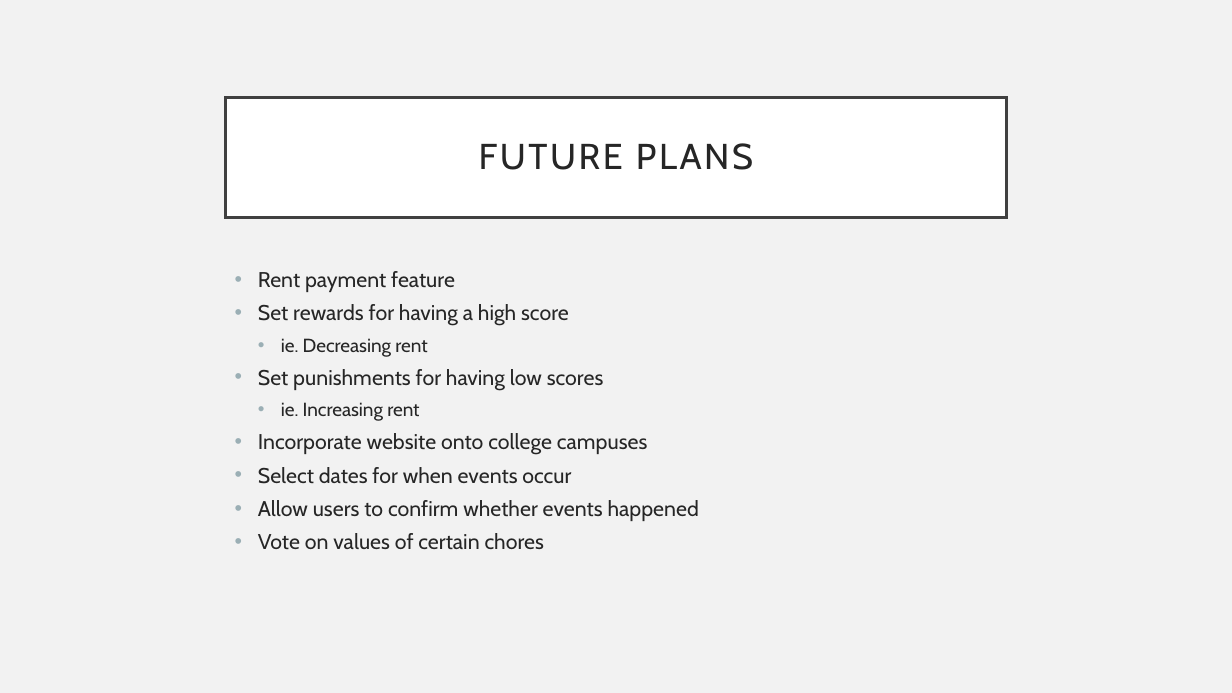
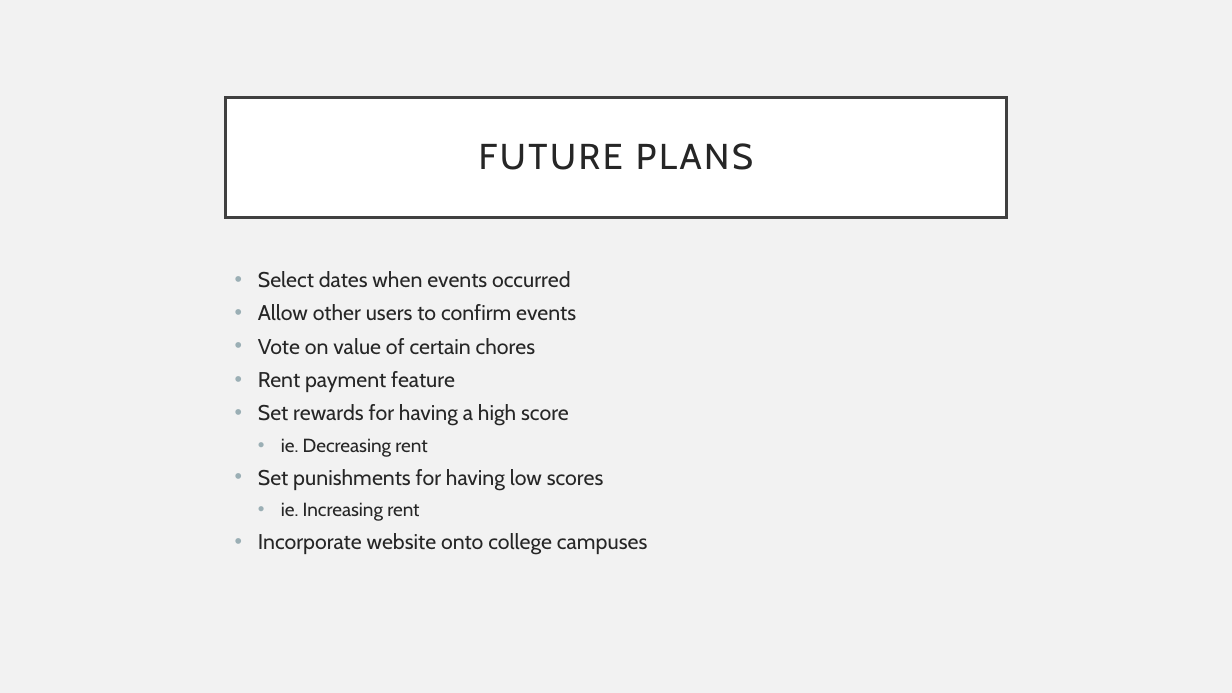
Before and after one commit to Risch1997/IIT-Project, a slide deck: slide 14 of OUR-PRESENTATION.pptx (slide 13 before the commit). Drawn at 1232x693 pixels with LibreOffice and Linux fonts; fonts in the diff are those of the drawing. Boxes give left, top, right and bottom in pixels: in the first picture for what was removed or moved away, otherwise in the second. Text is boxed around its words. In the diff, an @@ line names an element or a change of style, - is before the commit and + after.

```diff
--- a/OUR-PRESENTATION.pptx
+++ b/OUR-PRESENTATION.pptx
@@ text at box(258, 271, 576, 355): paragraphs added @@
+• Select dates when events occurred
+• Allow other users to confirm events
+• Vote on value of certain chores
@@ text at box(258, 467, 699, 550): paragraphs removed @@
-• Select dates for when events occur
-• Allow users to confirm whether events happened
-• Vote on values of certain chores
```
Also in this commit, not shown: 2 other slides changed, 1 slide added.
